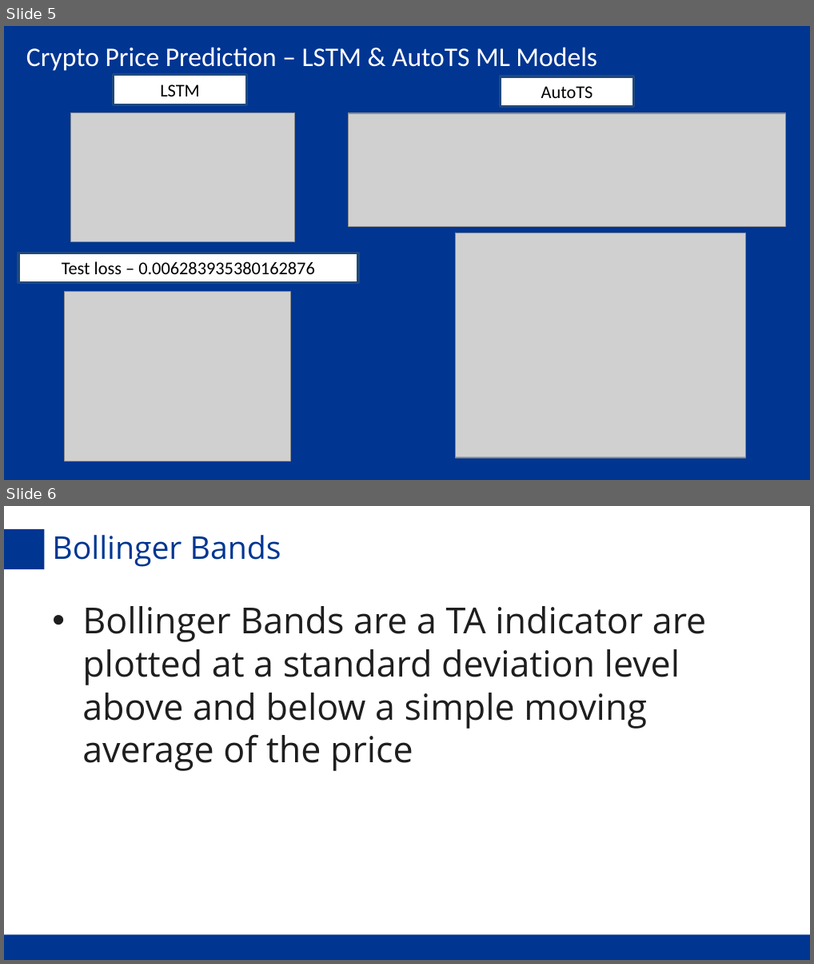
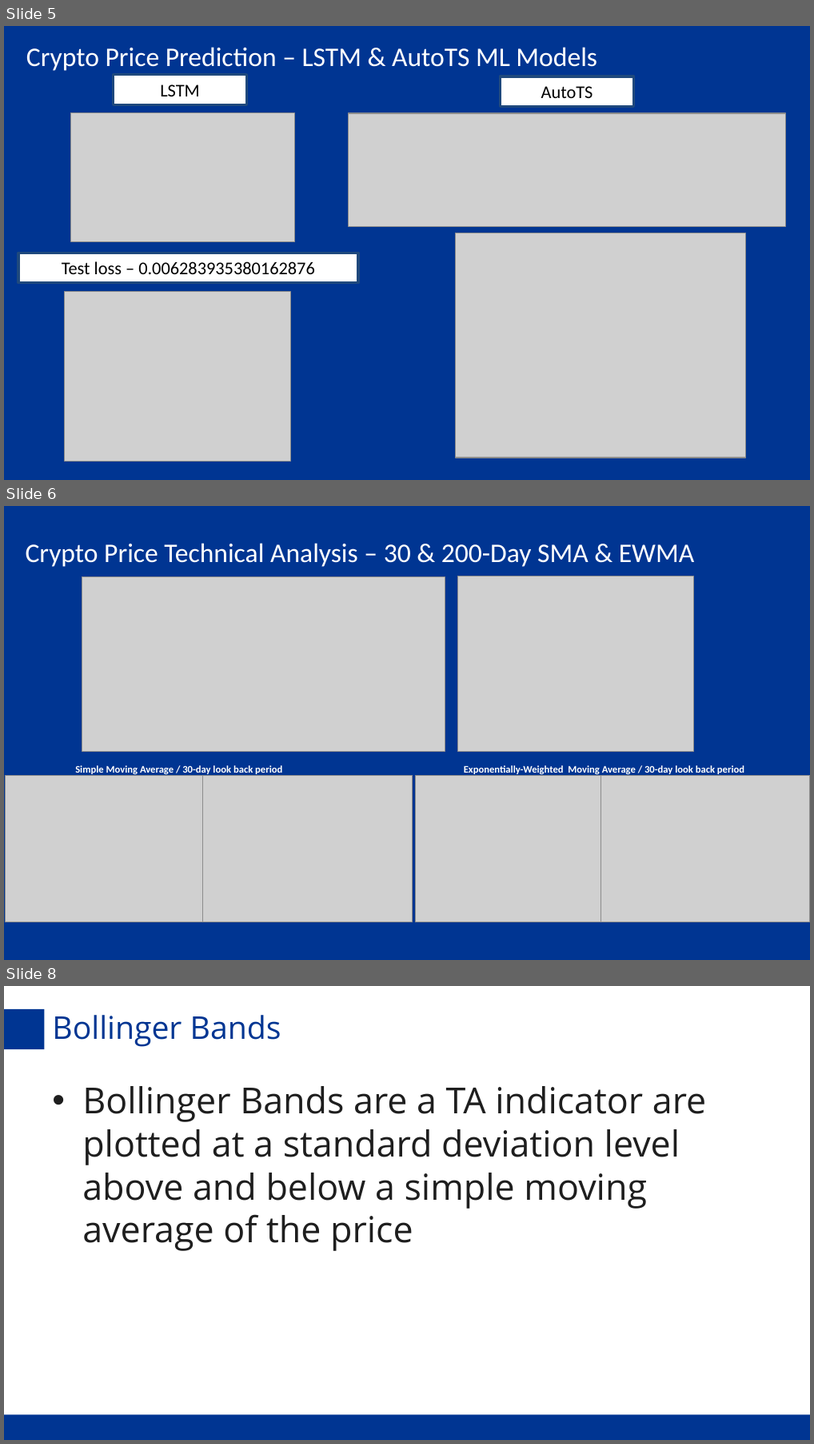
Before and after one commit to Fsalomon496/Crypto_Price_Prediction_Bot, a slide deck: Project_Two_XRP_Analysis.pptx. Shown one above the other, each under a label of ours: slides 5 and 6 before the commit, slides 5, 6 and 8 after it; the slides between them are not shown. The pictures are 814x964 and 814x1444 pixels, drawn with LibreOffice and Linux fonts; fonts in the diff are those of the drawing; grey boxes stand for pictures; background and template pictures are left out. Boxes give left, top, right and bottom in pixels: in the first picture for what was removed or moved away, otherwise in the second. Text is boxed around its words. In the diff, an @@ line names an element or a change of style, - is before the commit and + after.

```diff
--- a/Project_Two_XRP_Analysis.pptx
+++ b/Project_Two_XRP_Analysis.pptx
@@ slide 6 added at bbox=[4, 506, 810, 960], background #FFFFFF; not listed: 1 template element that a slide beside it also shows @@
@@ text added at bbox=[26, 543, 694, 567], 24 pt, text #FFFFFF @@
+Crypto Price Technical Analysis – 30 & 200-Day SMA & EWMA
@@ picture added at bbox=[82, 577, 445, 751] @@
@@ picture added at bbox=[458, 576, 694, 751] @@
@@ text added at bbox=[75, 765, 282, 776], 9 pt, text #FFFFFF, bold @@
+Simple Moving Average / 30-day look back period
@@ text added at bbox=[464, 765, 745, 774], 9 pt, text #FFFFFF, bold @@
+Exponentially-Weighted Moving Average / 30-day look back period
@@ picture added at bbox=[5, 776, 207, 922] @@
@@ picture added at bbox=[203, 776, 413, 922] @@
@@ picture added at bbox=[415, 776, 622, 922] @@
@@ picture added at bbox=[601, 776, 810, 922] @@
@@ what was slide 6 is now slide 8 @@
```
Also in this commit, not shown: 1 other slide added, 2 other files.
